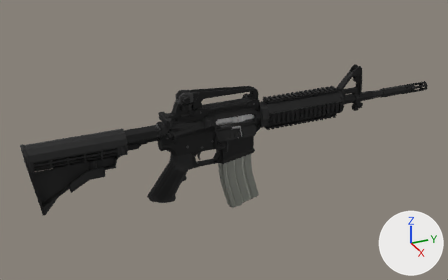
One commit to the Blender file assets/weapons/m4a1/m4a1.blend: the scene before it, then after it.
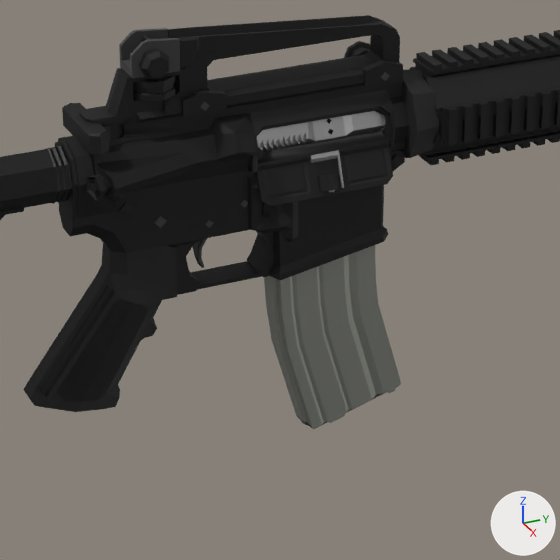
Each version is shown whole from a 50 mm lens placed at (0.978, -0.489, 0.45), pointed at (-0.023, -0.038, -0.051), then close up on the part from 31% to 68% of the width and 29% to 88% of the height. Arrows for +X, +Y and +Z are at lower right; the lights stay in place. The last two pictures show the newer version.

The first close-up shows 'Bolt', 'ChargingHandle', 'DustCoverOpen', 'Handguard', 'Magazine', 'RearSight', 'buffer_tube', 'grip', 'handguard_cap_rear', 'lower', 'upper' and 4 more.
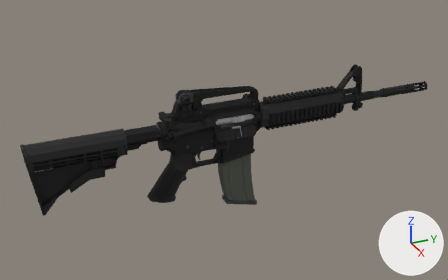
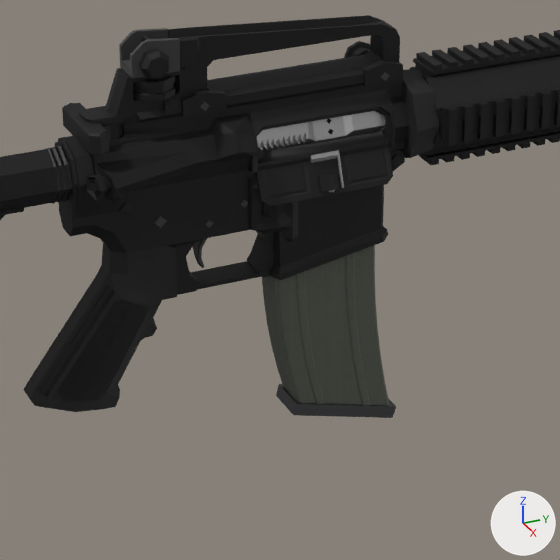
Boxes [x1, y1, x2, y2] around the edits, measured in the close-ups (560 x 560 px):
'Magazine', reshaped, moved
    before: [264, 245, 401, 429]
    after: [262, 245, 396, 418]
part 1 of me_magazine, rebuilt
    before: [264, 245, 401, 429]
    after: [262, 245, 389, 405]
part 2 of me_magazine, added
    after: [295, 271, 325, 404]
part 3 of me_magazine, added
    after: [345, 253, 370, 405]
part 4 of me_magazine, deleted (mostly hidden)
    before: [296, 386, 398, 429]
part 5 of me_magazine, added
    after: [276, 384, 396, 418]

The edits, one by one:
Picture 'stanag_body.png' (img_stanag_body_png) is new.
Material 'StanagBrass' (mat_stanagbrass) is new.
Its base color is (0.75, 0.55, 0.22) (beige #e1c481).
Its metallic is 0.5.
Its roughness is 0.4.
Material 'StanagFloor' (mat_stanagfloor) is new.
Its base color is (0.06, 0.06, 0.065) (dark grey #454548).
Its metallic is 0.3.
Its roughness is 0.55.
Material 'StanagFollower' (mat_stanagfollower) is new.
Its base color is (0.62, 0.55, 0.38) (beige #cec4a6).
Its roughness is 0.75.
Material 'StanagBullet' (mat_stanagbullet) is new.
Its base color is (0.6, 0.35, 0.2) (brown #cba07c).
Its metallic is 0.4.
Its roughness is 0.45.
Material 'StanagBody' (mat_stanagbody) is new.
Its texture is img_stanag_body_png.
Its metallic is 0.15.
Its roughness is 0.7.
me_magazine is used by ob_magazine; parent ob_m4a1; location (0.0, -0.0295, -0.0672).
me_magazine had 521 vertices, 633 faces and spanned x -0.013..0.012, y -0.029..0.053, z -0.119..0.058.
me_magazine no longer uses material mat_mag (grey #aeb1a7).
me_magazine no longer uses material mat_finish_secondary (dark grey #686868).
me_magazine no longer uses material mat_polymer (black #0f0f0f).
me_magazine now has 294 vertices, 258 faces and spans x -0.013..0.013, y -0.032..0.049, z -0.182..0.002.
me_magazine part 1: the loose piece of 408 vertices spanning x -0.013..0.012, y -0.029..0.053, z -0.118..0.058 is rebuilt with 72 vertices and now spans x -0.011..0.011, y -0.032..0.044, z -0.174..0.0, in mat_stanagbody (picture img_stanag_body_png).
me_magazine part 2: a new loose piece of 32 vertices spanning x 0.011..0.012, y -0.02..0.0, z -0.162..-0.024, in mat_stanagbody (picture img_stanag_body_png).
me_magazine part 3: a new loose piece of 32 vertices spanning x 0.011..0.012, y 0.012..0.03, z -0.17..-0.024, in mat_stanagbody (picture img_stanag_body_png).
me_magazine part 4: the loose piece of 68 vertices spanning x -0.011..0.011, y -0.008..0.053, z -0.119..-0.102 is deleted.
Part 5, on me_magazine:
16 vertices are added at x -0.013..0.013, y -0.021..0.049, z -0.182..-0.156.
12 new faces join them, mat_stanagfloor (dark grey #454548).
Other edits to the shape of me_magazine do not show in these pictures.
me_magazine gains material mat_stanagbody (picture img_stanag_body_png).
me_magazine gains material mat_stanagfloor (dark grey #454548).
me_magazine gains material mat_stanagfollower (beige #cec4a6).
me_magazine gains material mat_stanagbrass (beige #e1c481).
me_magazine gains material mat_stanagbullet (brown #cba07c).
Object 'Magazine' (ob_magazine) moves from (0.0, -0.0295, -0.0672) to (0.0, -0.0269, -0.00916).
